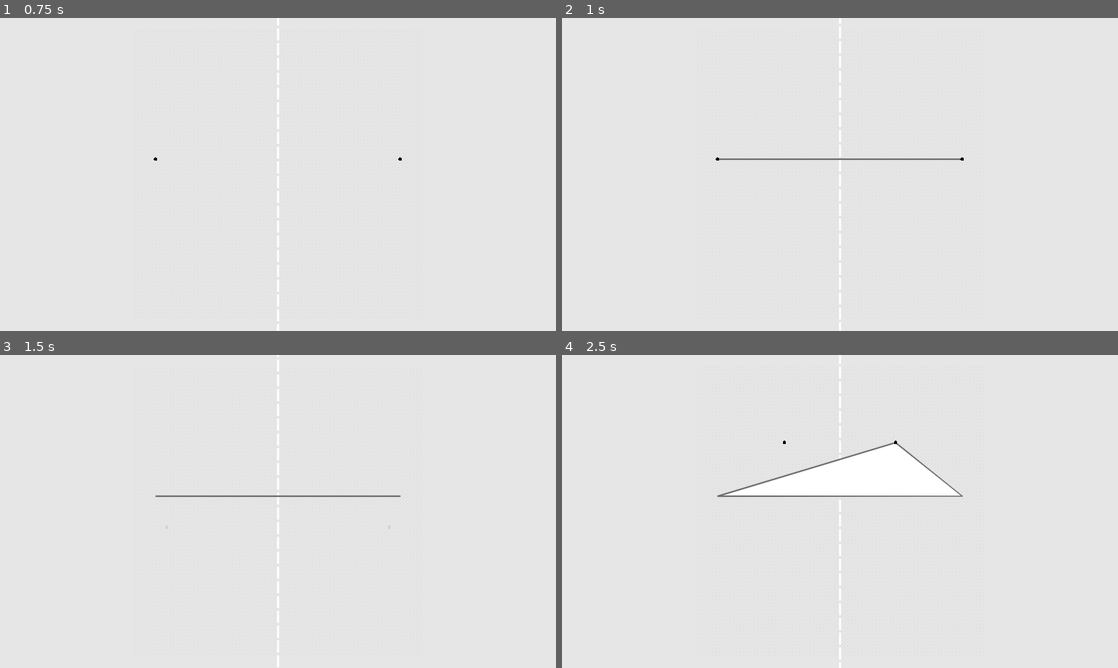
Above: before the commit, frames 1-4 (two rows, left to right).
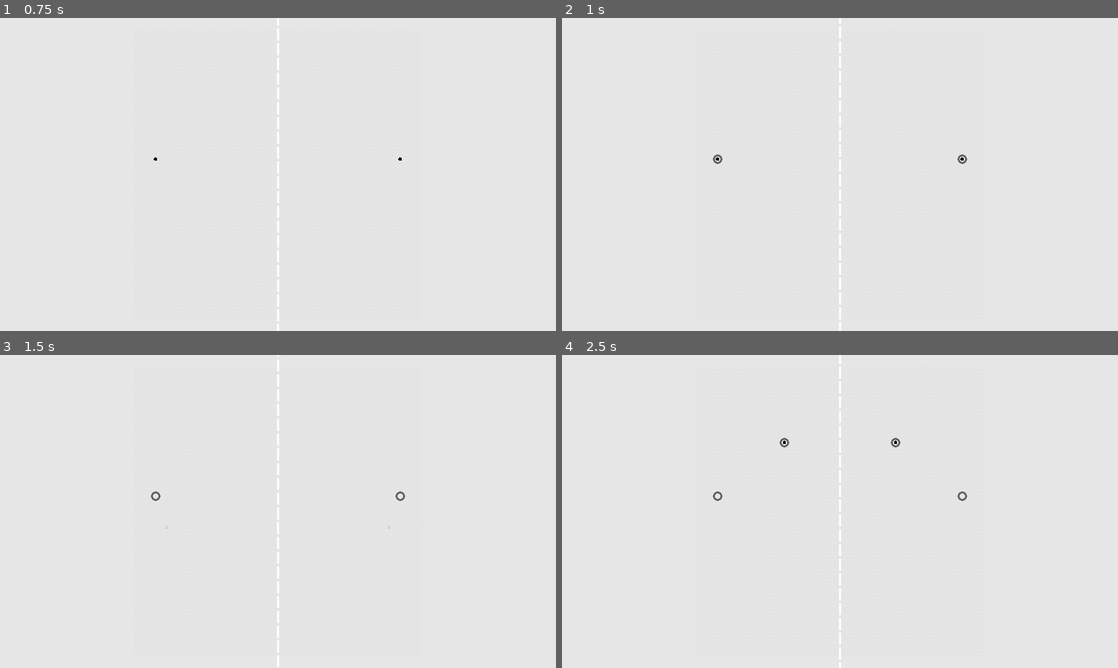
Above: after the commit, the same moments.

Repository: creikey/sketch-fight
Game: Godot game, scene res://Main.tscn
Same seed, same stepped clock (60 frames per second), same inputs: the game is played once before the commit and once after it.
Inputs (mouse positions are in pixels of both pictures, inside the frame that each line leads up to):
- Up to frame 1 (0.75 s): tap Enter at 0.5 s; move the mouse to (400, 158) at 0.52 s; hold Right mouse button (ui_new_mirrored_point) from 0.53 s (still down)
- Up to frame 2 (1 s): keep holding Right mouse button (ui_new_mirrored_point); click (962, 158) at 0.8 s
- Up to frame 3 (1.5 s): tap Space at 1.25 s; move the mouse to (166, 527) at 1.27 s; release Right mouse button (ui_new_mirrored_point) at 1.28 s; click (166, 527) at 1.35 s
- Up to frame 4 (2.5 s): right-click (728, 527) at 1.55 s; tap Enter at 2 s; move the mouse to (895, 442) at 2.02 s; hold Right mouse button (ui_new_mirrored_point) from 2.03 s (still down); click (895, 442) at 2.3 s

Frame 1 is identical in both runs. In frame 2, 0.2% of the frame differs, in the area x 27-73%, y 43-47%; in frame 3, 0.2%; in frame 4, 4.0%, in the area x 27-73%, y 26-47%.

Commit message:
Add markers for potential points

Diff:
--- /dev/null
+++ b/src/PossiblePoint.gd
@@ -0,0 +1,20 @@
+extends Sprite
+
+# Declare member variables here. Examples:
+# var a = 2
+# var b = "text"
+
+# Called when the node enters the scene tree for the first time.
+func _ready():
+	pass # Replace with function body.
+
+# Called every frame. 'delta' is the elapsed time since the previous frame.
+#func _process(delta):
+#	pass
+
+
+func _on_Area2D_mouse_entered():
+	$AnimationPlayer.play("to_being_hovered")
+
+func _on_Area2D_mouse_exited():
+	$AnimationPlayer.play("away_from_hovered")
--- /dev/null
+++ b/src/PossiblePoint.tscn
@@ -0,0 +1,56 @@
+[gd_scene load_steps=6 format=2]
+
+[ext_resource path="res://doughnut.svg" type="Texture" id=1]
+[ext_resource path="res://PossiblePoint.gd" type="Script" id=2]
+
+[sub_resource type="CircleShape2D" id=1]
+radius = 16.534
+
+[sub_resource type="Animation" id=2]
+resource_name = "away_from_hovered"
+length = 0.4
+tracks/0/type = "value"
+tracks/0/path = NodePath(".:modulate")
+tracks/0/interp = 1
+tracks/0/loop_wrap = true
+tracks/0/imported = false
+tracks/0/enabled = true
+tracks/0/keys = {
+"times": PoolRealArray( 0, 0.4 ),
+"transitions": PoolRealArray( 0.125, 1 ),
+"update": 0,
+"values": [ Color( 0, 0, 0, 1 ), Color( 0.380392, 0.380392, 0.380392, 1 ) ]
+}
+
+[sub_resource type="Animation" id=3]
+resource_name = "to_being_hovered"
+length = 0.4
+tracks/0/type = "value"
+tracks/0/path = NodePath(".:modulate")
+tracks/0/interp = 2
+tracks/0/loop_wrap = true
+tracks/0/imported = false
+tracks/0/enabled = true
+tracks/0/keys = {
+"times": PoolRealArray( 0, 0.4 ),
+"transitions": PoolRealArray( 0.217638, 1 ),
+"update": 0,
+"values": [ Color( 0.380392, 0.380392, 0.380392, 1 ), Color( 0, 0, 0, 1 ) ]
+}
+
+[node name="PossiblePoint" type="Sprite"]
+modulate = Color( 0.380392, 0.380392, 0.380392, 1 )
+texture = ExtResource( 1 )
+script = ExtResource( 2 )
+
+[node name="Area2D" type="Area2D" parent="."]
+editor/display_folded = true
+
+[node name="CollisionShape2D" type="CollisionShape2D" parent="Area2D"]
+shape = SubResource( 1 )
+
+[node name="AnimationPlayer" type="AnimationPlayer" parent="."]
+anims/away_from_hovered = SubResource( 2 )
+anims/to_being_hovered = SubResource( 3 )
+[connection signal="mouse_entered" from="Area2D" to="." method="_on_Area2D_mouse_entered"]
+[connection signal="mouse_exited" from="Area2D" to="." method="_on_Area2D_mouse_exited"]
--- a/src/SketchEditor.gd
+++ b/src/SketchEditor.gd
@@ -1,11 +1,13 @@
 extends Node2D
 
 export (PackedScene) var line_set_pack
+export (PackedScene) var possible_point_pack
 
 var cur_sketch: Sketch = null
 var cur_layer: int = 0
 var cur_lineset: LineSet = null
 
+var possible_points: Array = []
 
 onready var ui = get_node("UI")
 
@@ -35,14 +37,23 @@
 		if $UI/MousePuck.out_of_editing_pad:
 			return
 		ensure_lineset()
-		cur_lineset.points.append(ui.get_node("MousePuck").rect_global_position)
-		cur_lineset.regenerate_polygon()
-	elif event.is_action_pressed("ui_new_mirrored_point"):
-		if $UI/MousePuck.out_of_editing_pad:
-			return
-		ensure_lineset()
-		cur_lineset.points.append(MousePuck.get_mirrored_pos(ui.get_node("MousePuck").rect_global_position))
-		cur_lineset.regenerate_polygon()
+		add_point(ui.get_node("MousePuck").rect_global_position)
+		add_point(MousePuck.get_mirrored_pos(ui.get_node("MousePuck").rect_global_position))
+#		cur_lineset.points.append(ui.get_node("MousePuck").rect_global_position)
+#		cur_lineset.regenerate_polygon()
+#	elif event.is_action_pressed("ui_new_mirrored_point"):
+#		if $UI/MousePuck.out_of_editing_pad:
+#			return
+#		ensure_lineset()
+#		cur_lineset.points.append(MousePuck.get_mirrored_pos(ui.get_node("MousePuck").rect_global_position))
+#		cur_lineset.regenerate_polygon()
+
+func add_point(new_position: Vector2):
+	var cur_possible_point = possible_point_pack.instance()
+	possible_points.append(cur_possible_point)
+	$PossiblePoints.add_child(cur_possible_point)
+	cur_possible_point.global_position = new_position
+
 func write_layer():
 	cur_sketch.insert_lineset(cur_lineset, cur_layer)
 	cur_lineset.queue_free()
--- a/src/SketchEditor.tscn
+++ b/src/SketchEditor.tscn
@@ -1,10 +1,11 @@
-[gd_scene load_steps=11 format=2]
+[gd_scene load_steps=12 format=2]
 
 [ext_resource path="res://SketchEditor.gd" type="Script" id=1]
 [ext_resource path="res://LineSet.tscn" type="PackedScene" id=2]
-[ext_resource path="res://MousePuck.gd" type="Script" id=3]
-[ext_resource path="res://editing-lines.svg" type="Texture" id=4]
-[ext_resource path="res://mirror-line.svg" type="Texture" id=5]
+[ext_resource path="res://PossiblePoint.tscn" type="PackedScene" id=3]
+[ext_resource path="res://MousePuck.gd" type="Script" id=4]
+[ext_resource path="res://editing-lines.svg" type="Texture" id=5]
+[ext_resource path="res://mirror-line.svg" type="Texture" id=6]
 
 [sub_resource type="Animation" id=4]
 resource_name = "into_editing_pad"
@@ -76,6 +77,7 @@
 [node name="SketchEditor" type="Node2D"]
 script = ExtResource( 1 )
 line_set_pack = ExtResource( 2 )
+possible_point_pack = ExtResource( 3 )
 
 [node name="UI" type="CanvasLayer" parent="."]
 editor/display_folded = true
@@ -95,6 +97,7 @@
 shape = SubResource( 1 )
 
 [node name="EditingPad" type="Area2D" parent="."]
+editor/display_folded = true
 position = Vector2( 960, 540 )
 
 [node name="CollisionShape2D" type="CollisionShape2D" parent="EditingPad"]
@@ -103,9 +106,9 @@
 
 [node name="Sprite" type="Sprite" parent="EditingPad"]
 modulate = Color( 0.690196, 0.690196, 0.690196, 0.160784 )
-texture = ExtResource( 4 )
+texture = ExtResource( 5 )
 region_enabled = true
-region_rect = Rect2( 55.3251, 55.3251, 1000, 1000 )
+region_rect = Rect2( 219.412, 219.412, 1000, 1000 )
 region_filter_clip = true
 
 [node name="AnimationPlayer" type="AnimationPlayer" parent="EditingPad"]
@@ -113,8 +116,10 @@
 anims/grid-scrolling = SubResource( 3 )
 
 [node name="MirrorSprite" type="Sprite" parent="EditingPad"]
-texture = ExtResource( 5 )
+texture = ExtResource( 6 )
 region_enabled = true
-region_rect = Rect2( 0, 47.2107, 51, 1080 )
+region_rect = Rect2( 0, 187.232, 51, 1080 )
+
+[node name="PossiblePoints" type="Node2D" parent="."]
 [connection signal="area_entered" from="UI/MousePuck/Area2D" to="UI/MousePuck" method="_on_Area2D_area_entered"]
 [connection signal="area_exited" from="UI/MousePuck/Area2D" to="UI/MousePuck" method="_on_Area2D_area_exited"]
--- /dev/null
+++ b/src/doughnut.svg
@@ -0,0 +1,79 @@
+<?xml version="1.0" encoding="UTF-8" standalone="no"?>
+<!-- Created with Inkscape (http://www.inkscape.org/) -->
+
+<svg
+   xmlns:dc="http://purl.org/dc/elements/1.1/"
+   xmlns:cc="http://creativecommons.org/ns#"
+   xmlns:rdf="http://www.w3.org/1999/02/22-rdf-syntax-ns#"
+   xmlns:svg="http://www.w3.org/2000/svg"
+   xmlns="http://www.w3.org/2000/svg"
+   xmlns:sodipodi="http://sodipodi.sourceforge.net/DTD/sodipodi-0.dtd"
+   xmlns:inkscape="http://www.inkscape.org/namespaces/inkscape"
+   width="64"
+   height="64"
+   viewBox="0 0 16.933333 16.933334"
+   version="1.1"
+   id="svg8"
+   inkscape:version="0.92.4 5da689c313, 2019-01-14"
+   sodipodi:docname="doughnut.svg">
+  <defs
+     id="defs2" />
+  <sodipodi:namedview
+     id="base"
+     pagecolor="#ffffff"
+     bordercolor="#666666"
+     borderopacity="1.0"
+     inkscape:pageopacity="0.0"
+     inkscape:pageshadow="2"
+     inkscape:zoom="5.6"
+     inkscape:cx="30.951298"
+     inkscape:cy="42.887227"
+     inkscape:document-units="px"
+     inkscape:current-layer="layer1"
+     showgrid="false"
+     units="px"
+     inkscape:snap-bbox="true"
+     inkscape:bbox-paths="true"
+     inkscape:bbox-nodes="true"
+     inkscape:snap-bbox-edge-midpoints="true"
+     inkscape:snap-bbox-midpoints="true"
+     inkscape:object-paths="true"
+     inkscape:snap-intersection-paths="true"
+     inkscape:snap-smooth-nodes="true"
+     inkscape:snap-midpoints="true"
+     inkscape:snap-object-midpoints="true"
+     inkscape:snap-text-baseline="true"
+     inkscape:snap-page="true"
+     inkscape:snap-center="true"
+     inkscape:window-width="954"
+     inkscape:window-height="1026"
+     inkscape:window-x="2880"
+     inkscape:window-y="24"
+     inkscape:window-maximized="0"
+     inkscape:pagecheckerboard="true" />
+  <metadata
+     id="metadata5">
+    <rdf:RDF>
+      <cc:Work
+         rdf:about="">
+        <dc:format>image/svg+xml</dc:format>
+        <dc:type
+           rdf:resource="http://purl.org/dc/dcmitype/StillImage" />
+        <dc:title></dc:title>
+      </cc:Work>
+    </rdf:RDF>
+  </metadata>
+  <g
+     inkscape:label="Layer 1"
+     inkscape:groupmode="layer"
+     id="layer1"
+     transform="translate(0,-280.06664)">
+    <path
+       style="opacity:1;fill:#fffafa;fill-opacity:1;stroke:none;stroke-width:71.9017334;stroke-linecap:butt;stroke-linejoin:round;stroke-miterlimit:5;stroke-dasharray:none;stroke-dashoffset:0;stroke-opacity:1;paint-order:stroke fill markers"
+       d="M 32,0 C 14.326888,1.1045694e-6 1.1045694e-6,14.326888 0,32 1.1045694e-6,49.673112 14.326888,63.999999 32,64 49.673112,63.999999 63.999999,49.673112 64,32 63.999999,14.326888 49.673112,1.1045694e-6 32,0 Z m 0,13 c 10.493412,-10e-7 19.000003,8.50659 19,19 3e-6,10.49341 -8.506588,19.000001 -19,19 -10.493412,10e-7 -19.000003,-8.50659 -19,-19 -3e-6,-10.49341 8.506588,-19.000001 19,-19 z"
+       transform="matrix(0.26458334,0,0,0.26458334,0,280.06664)"
+       id="path815"
+       inkscape:connector-curvature="0"
+       sodipodi:nodetypes="ssssssssss" />
+  </g>
+</svg>
Not shown: 1 places in src/SketchEditor.tscn that only renumber resources
Not shown, added: src/doughnut.svg.import
